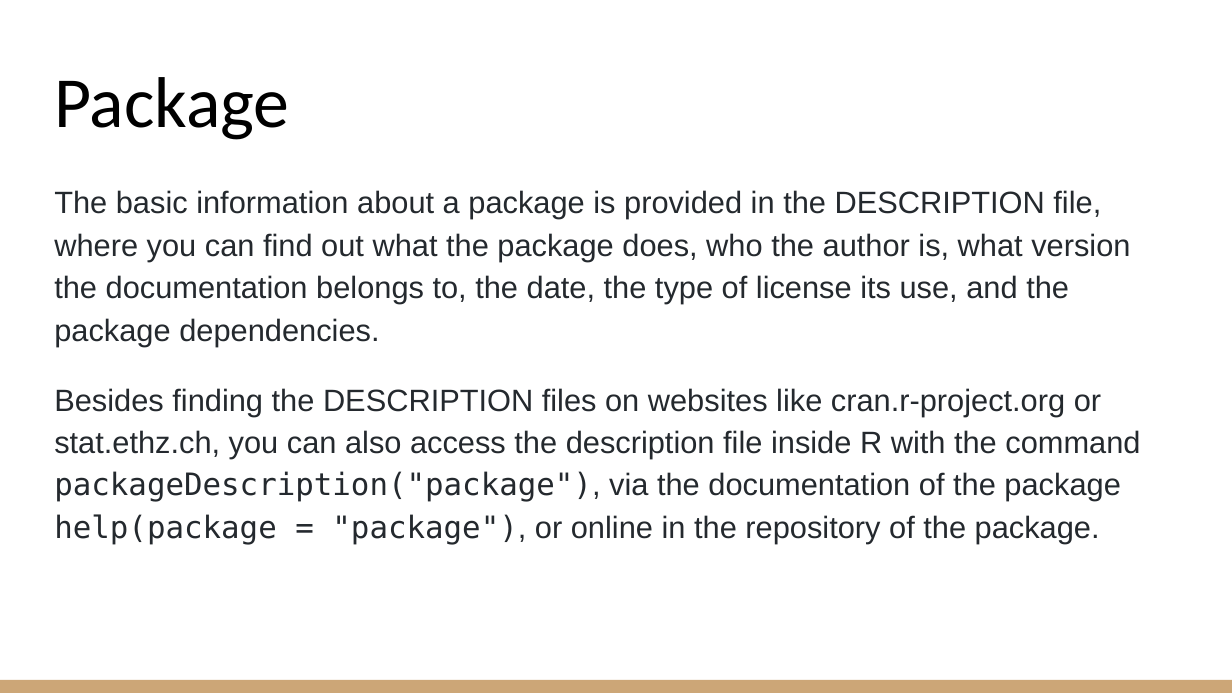
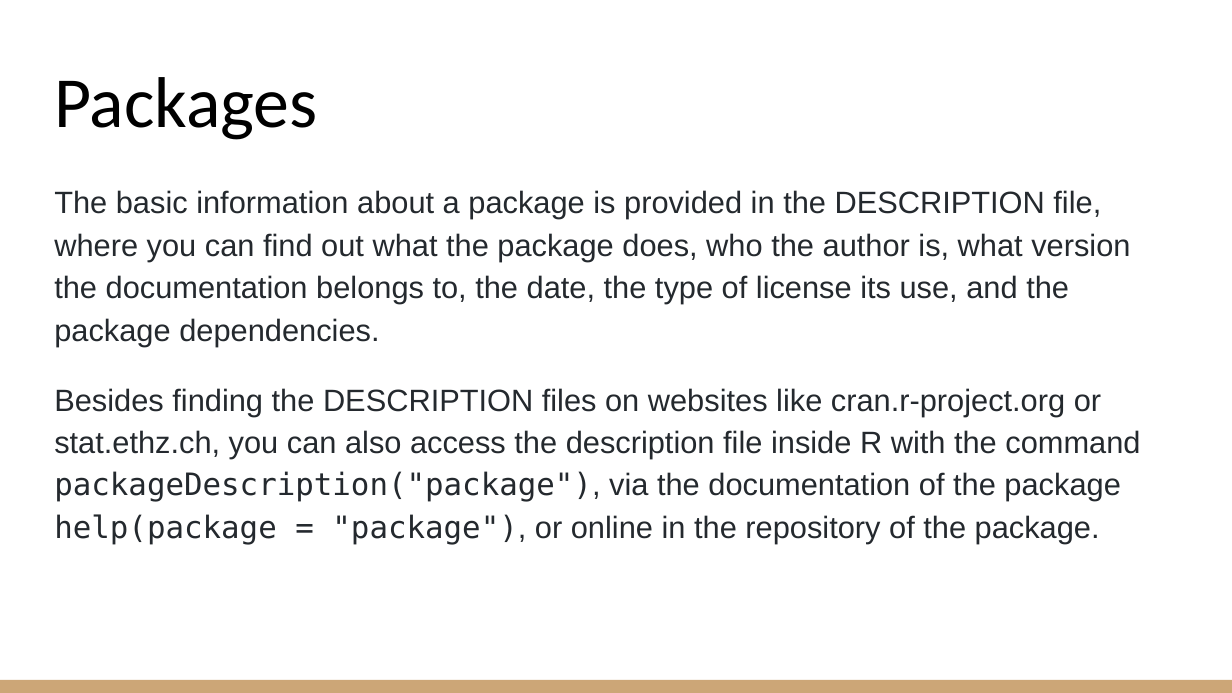
Before and after one commit to ngathan/DataMiningS2020, a slide deck: slide 5 of Week5/Data Mining_W4_Cleaning.pptx. Drawn at 1232x693 pixels with LibreOffice and Linux fonts; fonts in the diff are those of the drawing. Boxes give left, top, right and bottom in pixels: in the first picture for what was removed or moved away, otherwise in the second. Text is boxed around its words. In the diff, an @@ line names an element or a change of style, - is before the commit and + after.

```diff
--- a/Week5/Data Mining_W4_Cleaning.pptx
+++ b/Week5/Data Mining_W4_Cleaning.pptx
@@ title at (54,77,317,140): text changed @@
-Package
+Packages
```
Also in this commit, not shown: 1 other slide changed, 1 other file.
